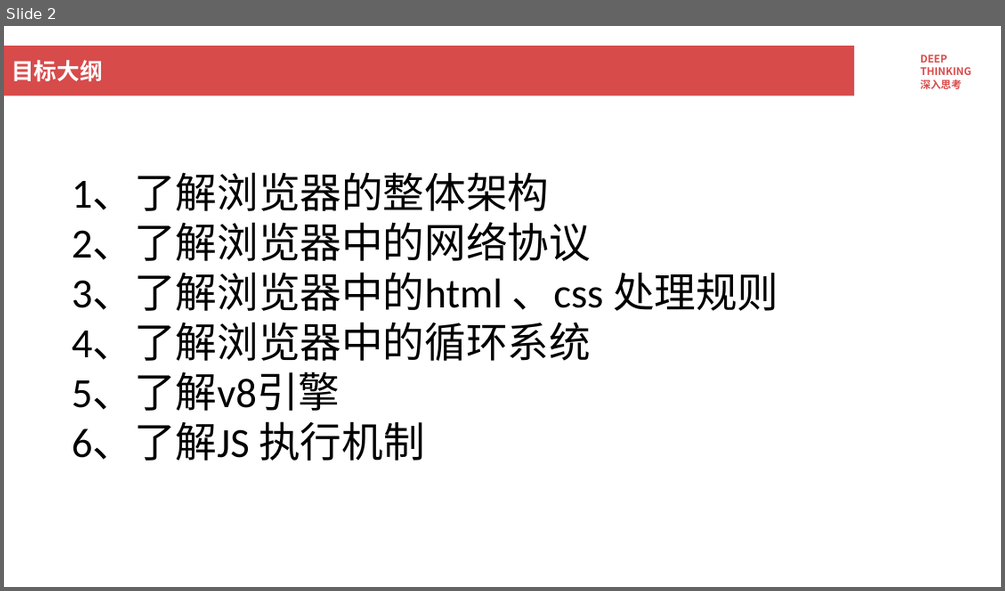
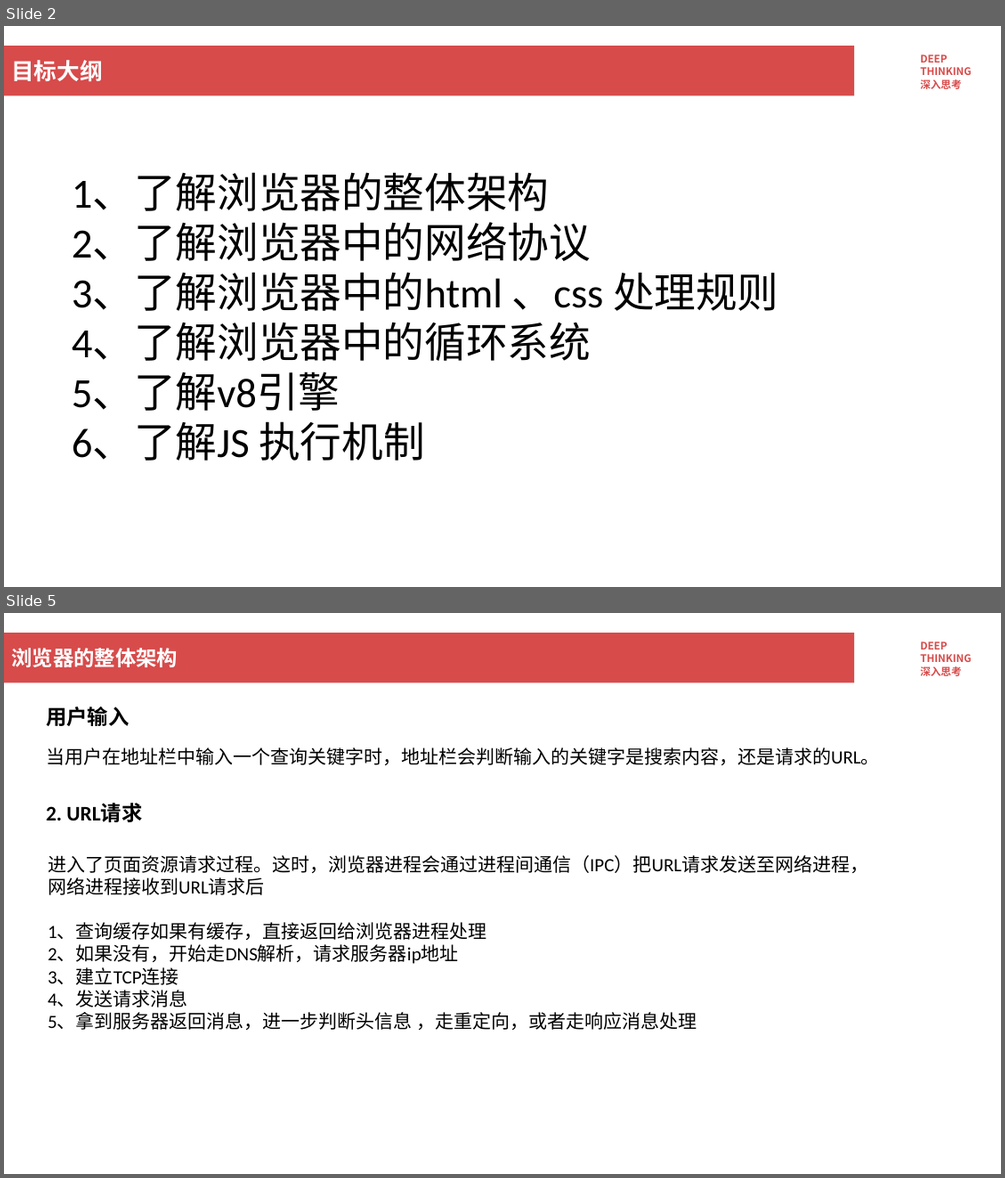
Before and after one commit to yixinagqingyuan/yys-browser, a slide deck: 浏览器工作原理.pptx. Shown one above the other, each under a label of ours: slide 2 before the commit, slides 2 and 5 after it; the slides between them are not shown. The pictures are 1005x591 and 1005x1178 pixels, drawn with LibreOffice and Linux fonts; fonts in the diff are those of the drawing; background and template pictures are left out. Boxes give left, top, right and bottom in pixels: in the first picture for what was removed or moved away, otherwise in the second. Text is boxed around its words. In the diff, an @@ line names an element or a change of style, - is before the commit and + after.

```diff
--- a/浏览器工作原理.pptx
+++ b/浏览器工作原理.pptx
@@ slide 5 added at <box>4,613,1001,1174</box>, background #FFFFFF; not listed: 2 template elements that a slide beside it also shows @@
@@ title added at <box>11,648,178,667</box>, 20 pt, text #FFFFFF, bold @@
+浏览器的整体架构
@@ text added at <box>46,706,129,726</box>, 20 pt, text #000000, bold @@
+用户输入
@@ text added at <box>46,747,880,765</box>, 18 pt, text #000000 @@
+当用户在地址栏中输入一个查询关键字时，地址栏会判断输入的关键字是搜索内容，还是请求的URL。
@@ text added at <box>46,803,142,822</box>, 20 pt, text #000000, bold @@
+2. URL请求
@@ text added at <box>48,855,868,1030</box>, 18 pt, text #000000 @@
+进入了页面资源请求过程。这时，浏览器进程会通过进程间通信（IPC）把URL请求发送至网络进程，
+网络进程接收到URL请求后
+1、查询缓存如果有缓存，直接返回给浏览器进程处理
+2、如果没有，开始走DNS解析，请求服务器ip地址
+3、建立TCP连接
+4、发送请求消息
+5、拿到服务器返回消息，进一步判断头信息 ，走重定向，或者走响应消息处理
```
Also in this commit, not shown: 1 slide changed, 21 other slides added, 5 other files.
